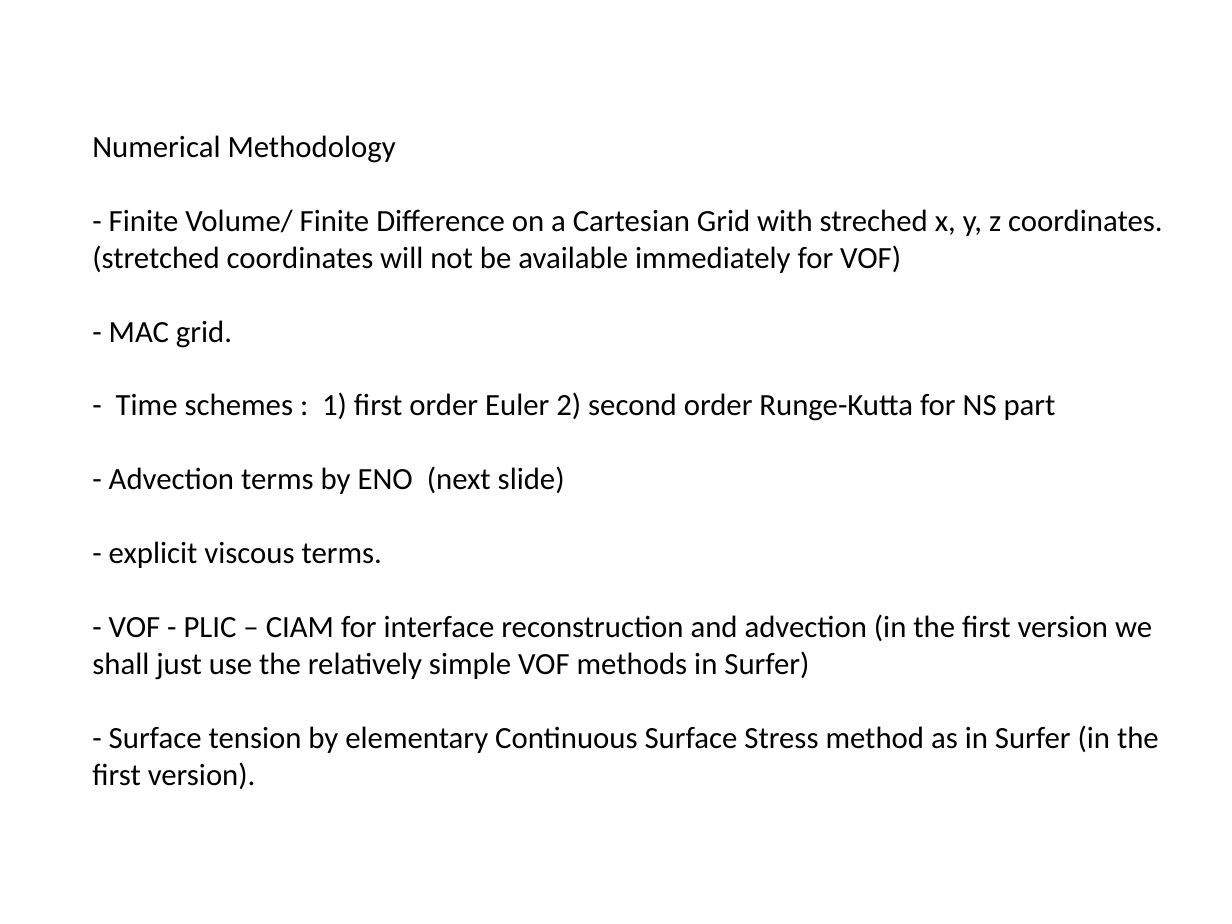
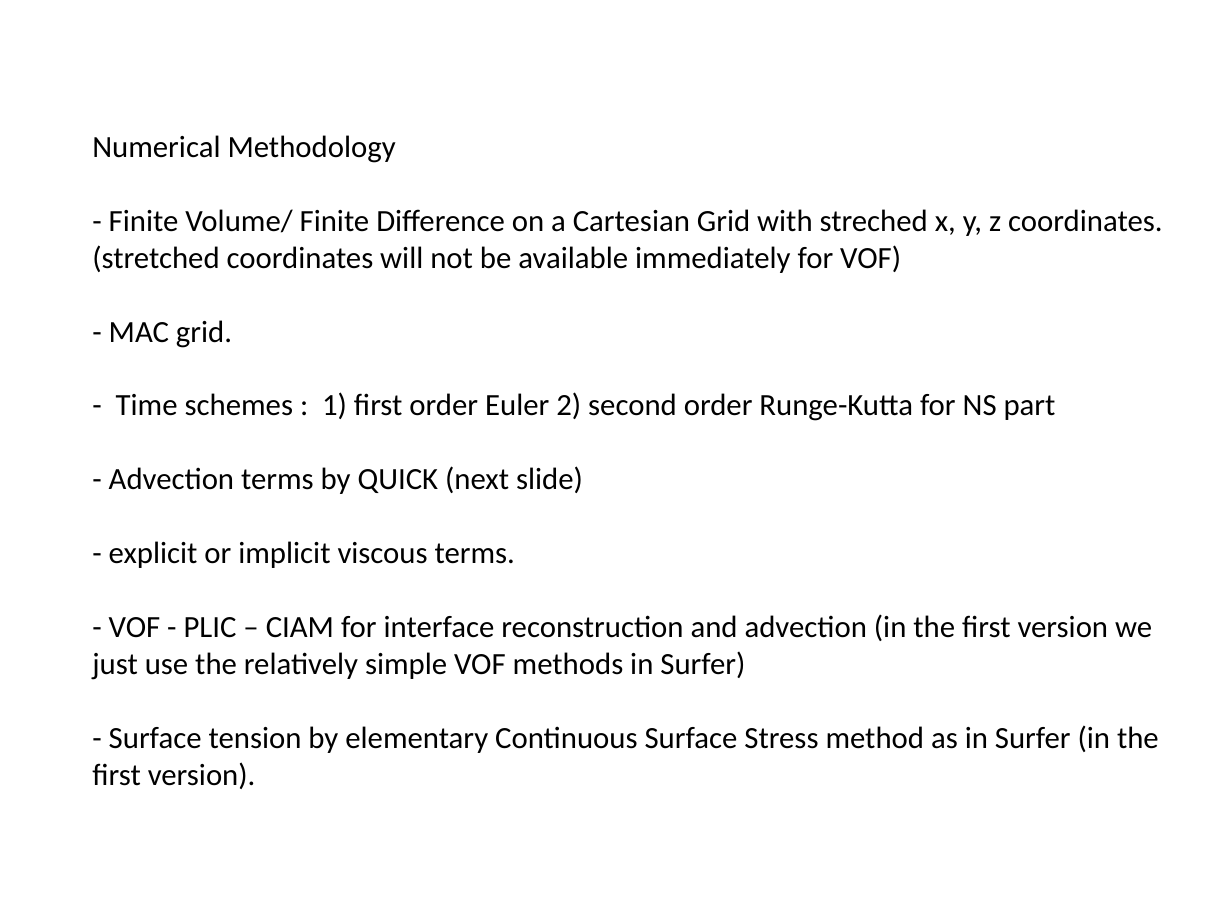
Before and after one commit to slitvinov/paris-git, a slide deck: slide 4 of Documentation/ParisSimulator.pptx. Drawn at 1232x924 pixels with LibreOffice and Linux fonts; fonts in the diff are those of the drawing. Boxes give left, top, right and bottom in pixels: in the first picture for what was removed or moved away, otherwise in the second. Text is boxed around its words. In the diff, an @@ line names an element or a change of style, - is before the commit and + after.

```diff
--- a/Documentation/ParisSimulator.pptx
+++ b/Documentation/ParisSimulator.pptx
@@ text at [92,466,1152,680]: text changed @@
-- Advection terms by ENO (next slide)
-- explicit viscous terms.
-- VOF - PLIC – CIAM for interface reconstruction and advection (in the first version we shall just use the relatively simple VOF methods in Surfer)
+- Advection terms by QUICK (next slide)
+- explicit or implicit viscous terms.
+- VOF - PLIC – CIAM for interface reconstruction and advection (in the first version we just use the relatively simple VOF methods in Surfer)
```
Also in this commit, not shown: 7 other slides changed, 2 slides removed, 15 other files.
